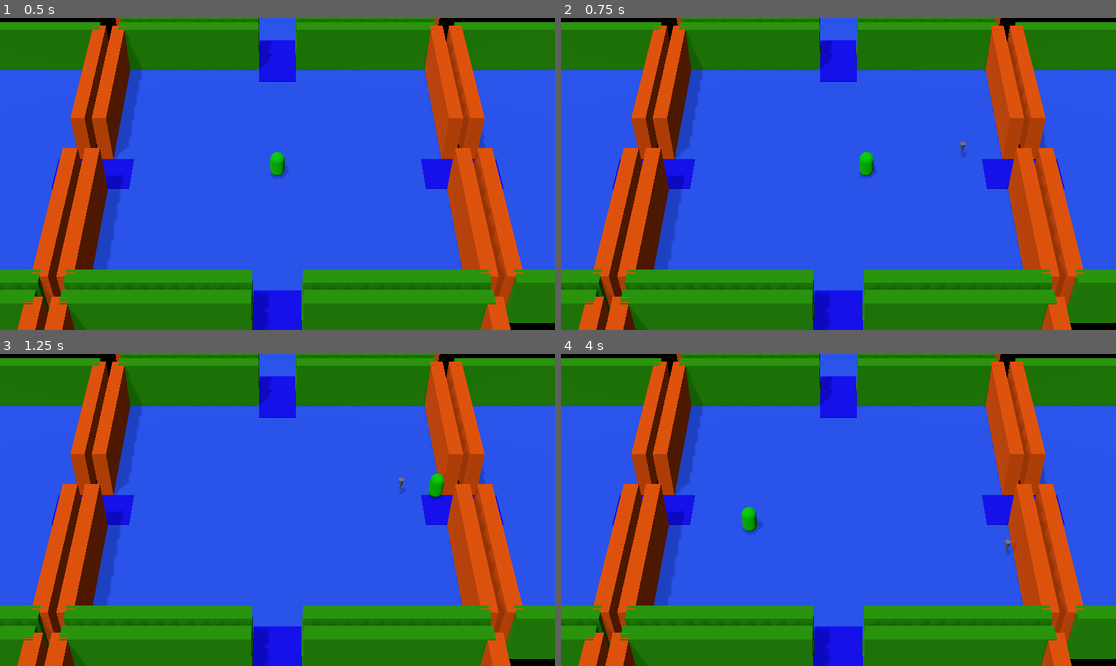
Above: before the commit, frames 1-4 (two rows, left to right).
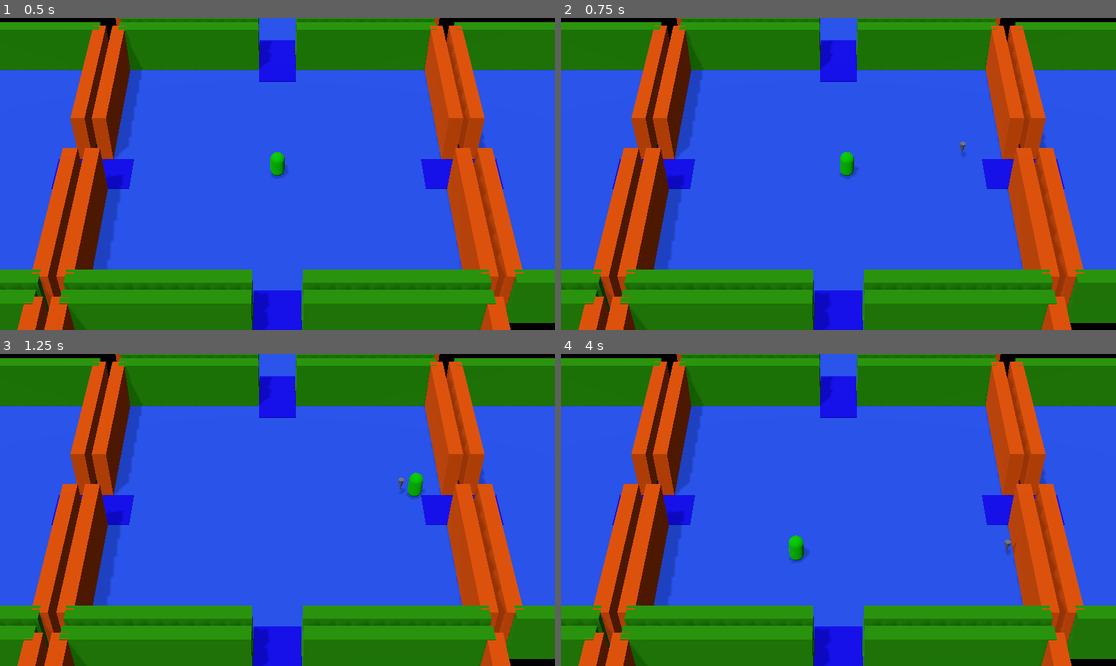
Above: after the commit, the same moments.

Repository: Faramine/rayb-game
Game: Godot game, scene res://world.tscn
Same seed, same stepped clock (60 frames per second), same inputs: the game is played once before the commit and once after it.
Inputs (mouse positions are in pixels of both pictures, inside the frame that each line leads up to):
- Up to frame 1 (0.5 s): no input
- Up to frame 2 (0.75 s): tap Enter at 0.5 s; move the mouse to (960, 158) at 0.52 s; hold D (move_right) from 0.53 s (still down); click (960, 158) at 0.67 s
- Up to frame 3 (1.25 s): keep holding D (move_right)
- Up to frame 4 (4 s): move the mouse to (727, 525) at 1.27 s; release D (move_right) at 1.28 s; hold S (move_down) 1.28-2.03 s; move the mouse to (894, 441) at 2.02 s; hold D (move_right) 2.03-2.78 s; move the mouse to (810, 572) at 2.77 s; hold W (move_up) 2.78-3.53 s; click (810, 572) at 2.92 s; move the mouse to (1005, 556) at 3.52 s; hold A (move_left) from 3.53 s (still down)

Frame 1 is identical in both runs. In frame 2, 0.4% of the frame differs, in the area x 50-57%, y 42-52%; in frame 3, 0.4%; in frame 4, 0.5%, in the area x 32-45%, y 48-68%.

Commit message:
Player inertia

Diff:
--- a/player.gd
+++ b/player.gd
@@ -1,8 +1,10 @@
-extends RigidBody3D
+extends CharacterBody3D
 
-var velocity = Vector3()
-var speed = 10
-var acceleration : float
+@onready var controller = $".."
+
+@export var speed = 0.05
+@export var friction : float = 13
+var acceleration : Vector3 = Vector3.ZERO
 var dash_speed = 100
 var dash_time = 0
 var dashpos = Vector3()
@@ -14,21 +16,12 @@
 	self.dashpos = dashpos
 	dashpos.y = 0
 
-
 func _process(delta):
 	velocity = Vector3()
 	var pos = Vector3()
 
 	if movable:
-		if Input.is_action_pressed("move_right"):
-			velocity.z += -1
-		if Input.is_action_pressed("move_left"):
-			velocity.z += 1
-		if Input.is_action_pressed("move_down"):
-			velocity.x += 1
-		if Input.is_action_pressed("move_up"):
-			velocity.x += -1
-		velocity = velocity.normalized() * speed * delta
+		input_move2(delta)
 	else:
 		dash_time += delta
 		pos = position
@@ -38,5 +31,18 @@
 			dash_time = 0
 		else:
 			velocity = (dashpos - position).normalized() * dash_speed * delta
+	move_and_collide(velocity)
 
-	move_and_collide(velocity)
+func input_move(delta):
+	var traction = controller.move_vector()
+	acceleration += traction * acceleration * delta
+#	velocity -= velocity * friction * delta
+
+func input_move2(delta):
+	var direction = controller.move_vector()
+	if direction:
+		acceleration = direction * speed
+	else:
+		acceleration.x = lerp(acceleration.x, 0.0, delta * friction)
+		acceleration.z = lerp(acceleration.z, 0.0, delta * friction)
+	velocity += acceleration
--- a/player_controller.gd
+++ b/player_controller.gd
@@ -17,6 +17,10 @@
 			cursor.target = cursor_pos
 		else:
 			cursor.visible = false
+
+func move_vector() -> Vector3:
+	var v_input = Input.get_vector("move_up", "move_down", "move_right", "move_left")
+	return Vector3(v_input.x, 0, v_input.y)
 
 func _input(event: InputEvent) -> void:
 	if event is InputEventMouseMotion:
--- a/player_controller.tscn
+++ b/player_controller.tscn
@@ -37,8 +37,8 @@
 mesh = SubResource("CylinderMesh_6nbh1")
 skeleton = NodePath("../..")
 
-[node name="Player" type="RigidBody3D" parent="."]
-gravity_scale = 0.0
+[node name="Player" type="CharacterBody3D" parent="."]
+motion_mode = 1
 script = ExtResource("1_f0yg5")
 
 [node name="CollisionShape3D" type="CollisionShape3D" parent="Player"]
Not shown: 1 places in player_controller.tscn that only renumber resources
